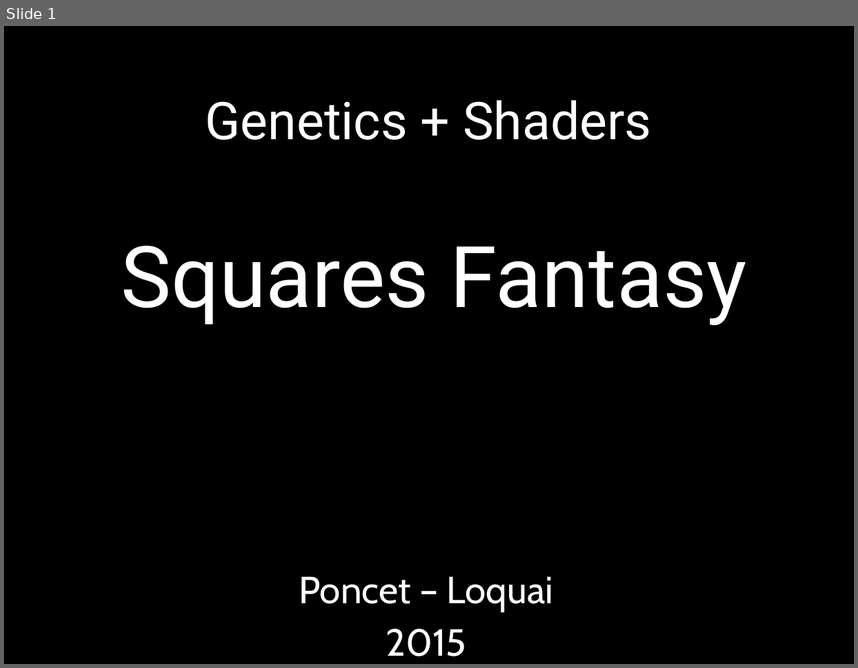
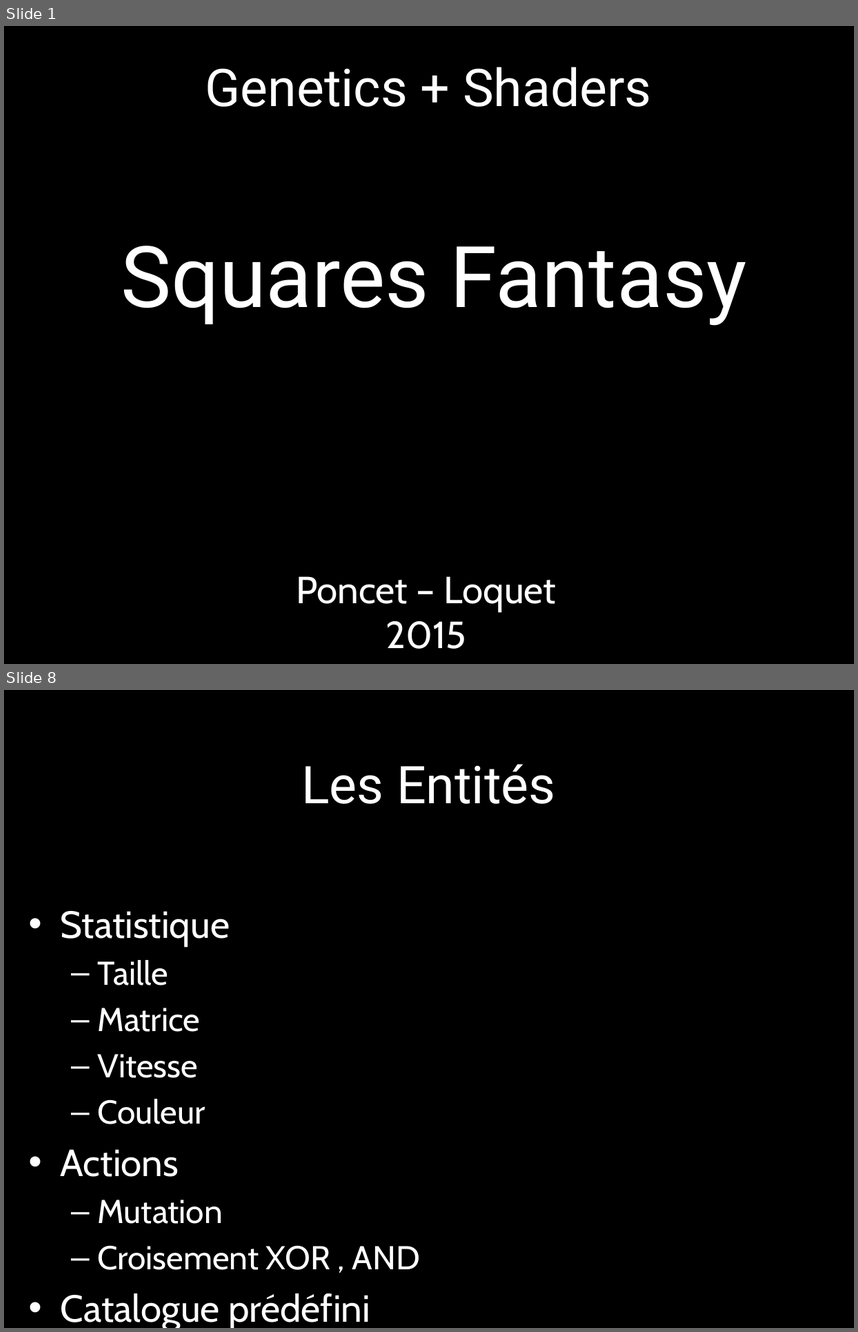
Before and after one commit to tecnop/OpenSticky, a slide deck: DOC/PPT/squared.pptx. Shown one above the other, each under a label of ours: slide 1 before the commit, slides 1 and 8 after it; the slides between them are not shown. The pictures are 858x668 and 858x1332 pixels, drawn with LibreOffice and Linux fonts; fonts in the diff are those of the drawing; background and template pictures are left out. Boxes give left, top, right and bottom in pixels: in the first picture for what was removed or moved away, otherwise in the second. Text is boxed around its words. In the diff, an @@ line names an element or a change of style, - is before the commit and + after.

```diff
--- a/DOC/PPT/squared.pptx
+++ b/DOC/PPT/squared.pptx
@@ slide 8 added at (x1=4, y1=690, x2=854, y2=1328), background #000000 @@
@@ text added at (x1=301, y1=764, x2=556, y2=804), 44 pt, text #FFFFFF @@
+Les Entités
@@ text added at (x1=61, y1=911, x2=420, y2=1328), 28 pt, text #FFFFFF @@
+• Statistique
+  – Taille
+  – Matrice
+  – Vitesse
+  – Couleur
+• Actions
+  – Mutation
+  – Croisement XOR , AND
+• Catalogue prédéfini
@@ slide 1 changed as well @@
@@ title "Genetics + Shaders" at (x1=205, y1=67, x2=652, y2=107): vertical alignment middle to top @@
@@ subtitle at (x1=296, y1=576, x2=557, y2=611): text changed @@
-Poncet – Loquai
+Poncet – Loquet
```
Also in this commit, not shown: 8 other slides added, 8 slides removed, 4 other files.
